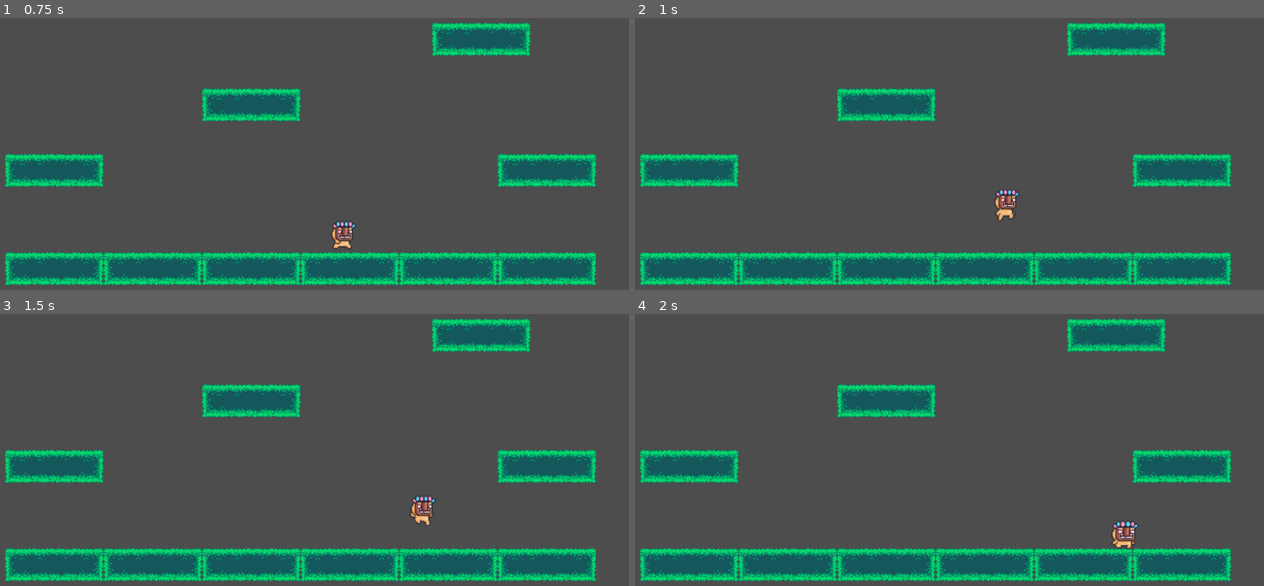
Above: before the commit, frames 1-4 (two rows, left to right).
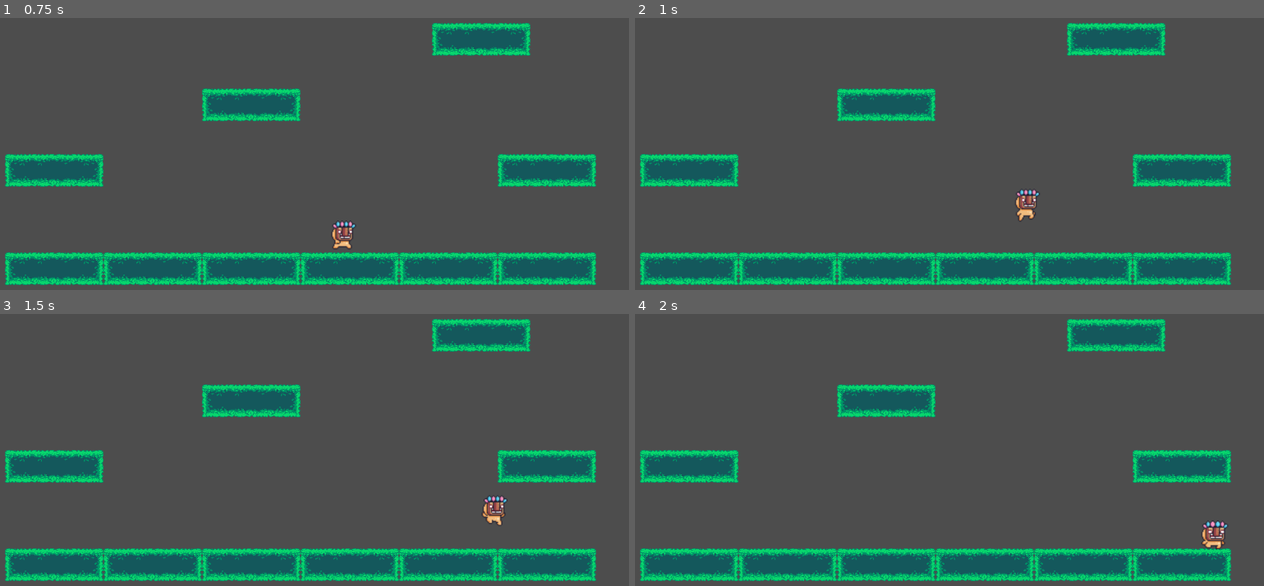
Above: after the commit, the same moments.

Repository: joaquin-salas/fabulas-videogame
Game: Godot game, scene res://Scenes/level.tscn
Same seed, same stepped clock (60 frames per second), same inputs: the game is played once before the commit and once after it.
Inputs:
- Up to frame 1 (0.75 s): hold Right (move_right) from 0.53 s (still down)
- Up to frame 2 (1 s): keep holding Right (move_right); tap Space (jump) at 0.77 s
- Up to frame 3 (1.5 s): keep holding Right (move_right)
- Up to frame 4 (2 s): keep holding Right (move_right); tap Space (jump) at 1.52 s

Frame 1 is identical in both runs. In frame 2, 0.6% of the frame differs, in the area x 57-65%, y 63-75%; in frame 3, 0.6%; in frame 4, 0.6%, in the area x 75-95%, y 75-87%.

Commit message:
feat(state-machine): developing general state machine

Diff:
--- a/fabulas/Scenes/player.tscn
+++ b/fabulas/Scenes/player.tscn
@@ -210,6 +210,7 @@
 [node name="Player" type="CharacterBody2D" unique_id=1543986994]
 scale = Vector2(2, 2)
 script = ExtResource("1_cvnsp")
+speed_air = 400.0
 
 [node name="AnimatedSprite2D" type="AnimatedSprite2D" parent="." unique_id=1047757366]
 sprite_frames = SubResource("SpriteFrames_7dp3o")
--- a/fabulas/Scripts/player.gd
+++ b/fabulas/Scripts/player.gd
@@ -73,7 +73,7 @@
 
 			if Input.is_action_just_pressed("jump"):
 				current_state = STATE.JUMPING
-			elif direction == 0:
+			elif direction == 0 and velocity.x == 0:
 				current_state = STATE.IDLE
 		STATE.JUMPING:
 			if is_on_floor():
@@ -86,8 +86,10 @@
 		STATE.FALLING:
 			velocity.x = direction * speed_air
 			animated_sprite_2d.play("fall")
-			if is_on_floor():
+			if is_on_floor() and velocity == Vector2.ZERO and direction == 0:
 				current_state = STATE.IDLE
+			elif is_on_floor() and velocity.x != 0 and direction != 0:
+				current_state = STATE.RUNNING
 
 
 	handle_animation()
--- /dev/null
+++ b/fabulas/Scripts/state_base.gd
@@ -0,0 +1,22 @@
+class_name StateBase
+extends Node
+
+## Clase padre con la estructura que tendrán los estados
+
+# Referencia al nodo que va a controlar la maquina de estados
+@onready var controlled_node: Node = self.owner
+
+# Referencia a la máquina de estados
+var state_machine: StateMachine
+
+#region Metodos comunes
+
+## Se ejecuta al entrar en el estado
+func start() -> void:
+	pass
+
+## Se ejecuta al salir del estado
+func end() -> void:
+	pass
+
+#endregion
--- /dev/null
+++ b/fabulas/Scripts/state_machine.gd
@@ -0,0 +1,43 @@
+class_name StateMachine
+extends Node
+
+## Clase encargada de manejar los estados (prepara los estados y cambia entre ellos)
+
+# Nodo que se va a controlar
+@onready var controlled_node: Node = self.owner
+
+# Estado por defecto al iniciar
+@export var default_state: StateBase
+
+# Estado activo en cada momento
+var current_state: StateBase = null
+
+func _ready() -> void:
+	# Se llama a la función cuando todos los nodos han entrado en el SceneTree
+	call_deferred("_start_default_state")
+
+func _start_default_state() -> void:
+	current_state = default_state
+	_start_state()
+
+## Prepara variables internas del estado activo y lanza su start
+func _start_state() -> void:
+	print('StateMachine ' + controlled_node.name + ' state start ' + current_state.name)
+
+	# Configuramos el estado
+	current_state.controlled_node = controlled_node
+	current_state.state_machine = self
+	current_state.start()
+
+## Cambiar de un estado a otro (Los estados son nodos hijos de StateMachine)
+func change_state(new_state_path: NodePath) -> void:
+	if current_state and current_state.has_method('end'):
+		current_state.end()
+	current_state = get_node(new_state_path)
+	_start_state()
+
+#region Callbacks
+
+
+
+#endregion
Not shown, added: fabulas/Scripts/state_base.gd.uid
Not shown, added: fabulas/Scripts/state_machine.gd.uid
